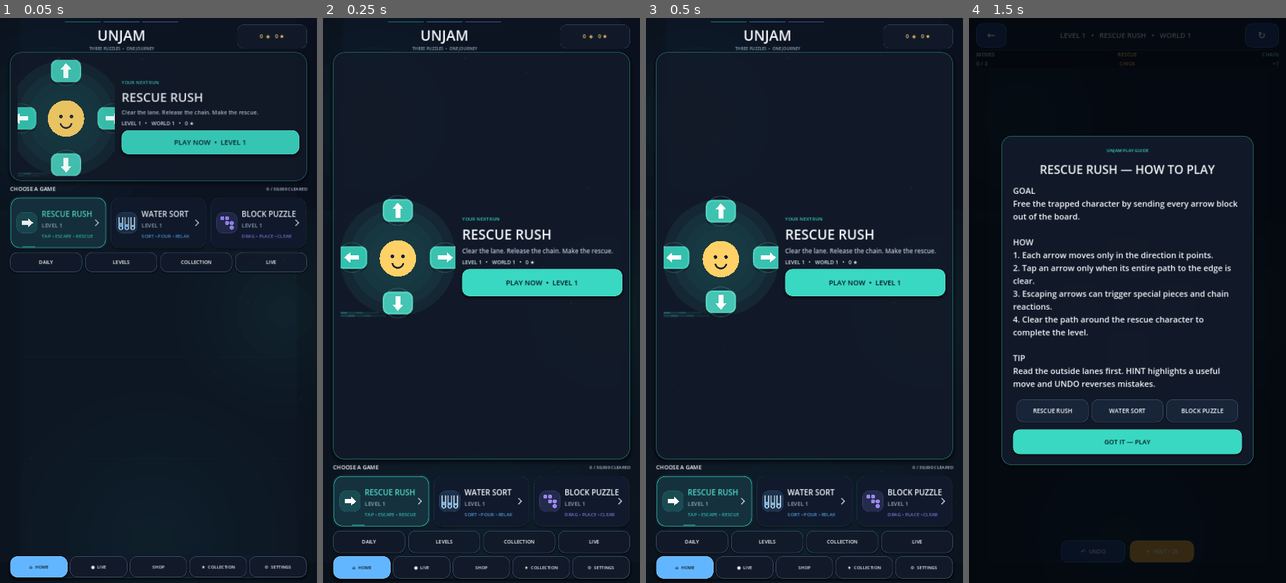
Above: before the commit, frames 1-4 (left to right).
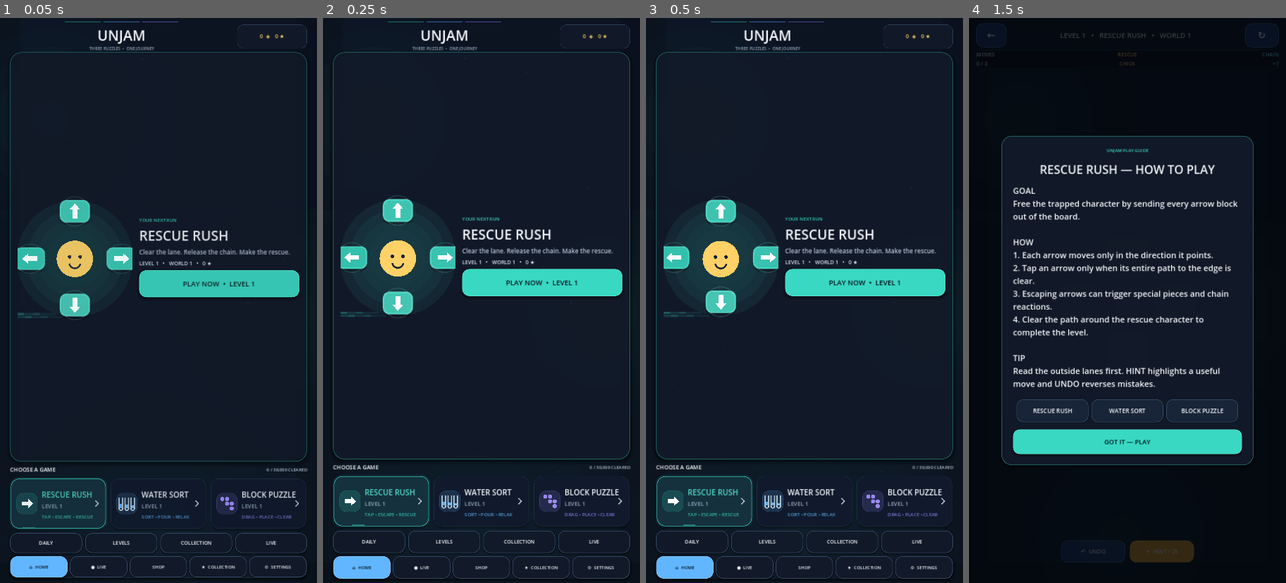
Above: after the commit, the same moments.

Repository: eghosa001/unjam
Game: Godot game, scene res://scenes/Main.tscn
The game is run twice, just before and just after one commit, with the same random seed, the same clock (stepped at 60 frames per second) and the same inputs.
Inputs:
- Up to frame 1 (0.05 s): no input
- Up to frame 2 (0.25 s): no input
- Up to frame 3 (0.5 s): no input
- Up to frame 4 (1.5 s): click "PLAY NOW • LEVEL 1" at 0.5 s; click "1 EASY" at 1.25 s

The runs differ from the first frame. In frame 1, 17% of the frame differs, in the area x 3-98%, y 7-95%; in frame 2, nothing differs; in frame 3, nothing differs; in frame 4, nothing differs.

Commit message:
refactor: make Home own final cinematic geometry

Diff:
--- a/scripts/ui/premium_home_casual.gd
+++ b/scripts/ui/premium_home_casual.gd
@@ -66,7 +66,8 @@
 
 	var hero := PanelContainer.new()
 	hero.name = "HomeHero"
-	hero.custom_minimum_size = Vector2(0, 438)
+	hero.custom_minimum_size = Vector2(0, 520)
+	hero.size_flags_vertical = Control.SIZE_EXPAND_FILL
 	hero.add_theme_stylebox_override("panel", _box(Color(_card(), 0.965), 38, Color(accent, 0.42), 2, 14))
 	root.add_child(hero)
 	var hero_margin := MarginContainer.new()
@@ -80,7 +81,8 @@
 	hero_margin.add_child(hero_row)
 
 	hero_art = GameShowcaseArt.new()
-	hero_art.custom_minimum_size = Vector2(330, 390)
+	hero_art.custom_minimum_size = Vector2(390, 480)
+	hero_art.size_flags_vertical = Control.SIZE_EXPAND_FILL
 	hero_art.configure(selected_game, accent, _dark())
 	hero_row.add_child(hero_art)
 
@@ -96,13 +98,13 @@
 	hero_copy.add_child(eyebrow)
 	hero_title = Label.new()
 	hero_title.text = MultiGameManager.display_name(selected_game).to_upper()
-	hero_title.add_theme_font_size_override("font_size", 42)
+	hero_title.add_theme_font_size_override("font_size", 46)
 	hero_title.add_theme_color_override("font_color", _ink())
 	hero_copy.add_child(hero_title)
 	hero_subtitle = Label.new()
 	hero_subtitle.text = SUBTITLES[selected_game]
 	hero_subtitle.autowrap_mode = TextServer.AUTOWRAP_WORD_SMART
-	hero_subtitle.add_theme_font_size_override("font_size", 19)
+	hero_subtitle.add_theme_font_size_override("font_size", 21)
 	hero_subtitle.add_theme_color_override("font_color", _muted())
 	hero_copy.add_child(hero_subtitle)
 	hero_progress = Label.new()
@@ -110,7 +112,7 @@
 	hero_progress.add_theme_font_size_override("font_size", 18)
 	hero_progress.add_theme_color_override("font_color", Color("d9e5f4") if _dark() else Color("314158"))
 	hero_copy.add_child(hero_progress)
-	primary_button = _button(_primary_text(selected_game), Vector2(0, 82), accent, true)
+	primary_button = _button(_primary_text(selected_game), Vector2(0, 92), accent, true)
 	primary_button.name = "HomePrimaryAction"
 	primary_button.add_theme_font_size_override("font_size", 24)
 	primary_button.pressed.connect(_play_selected)
